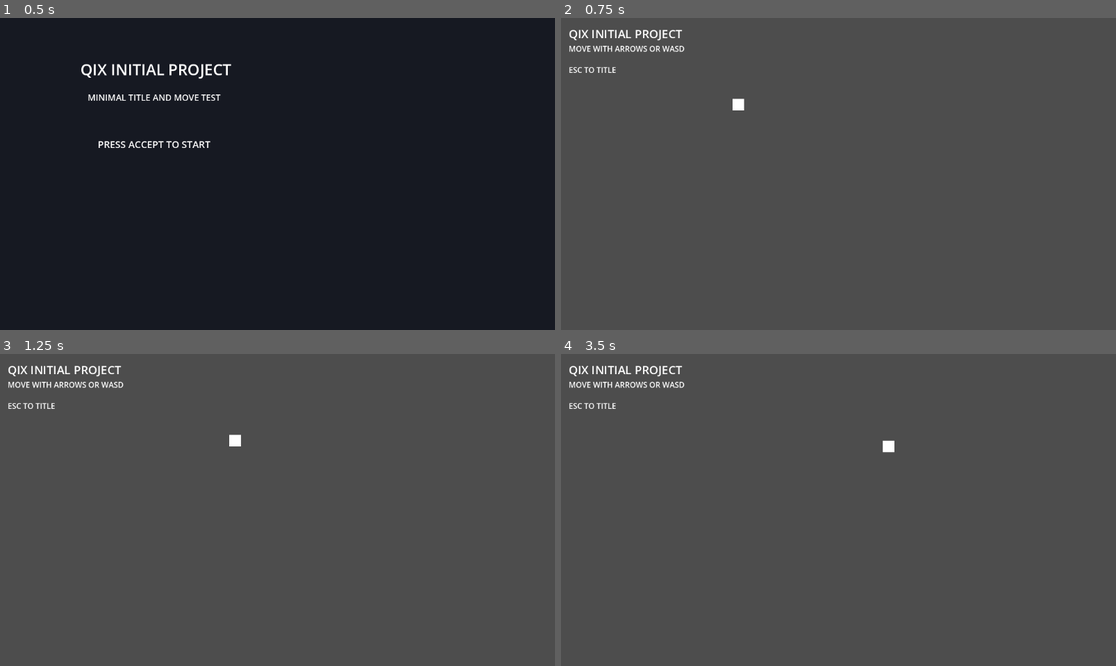
Above: before the commit, frames 1-4 (two rows, left to right).
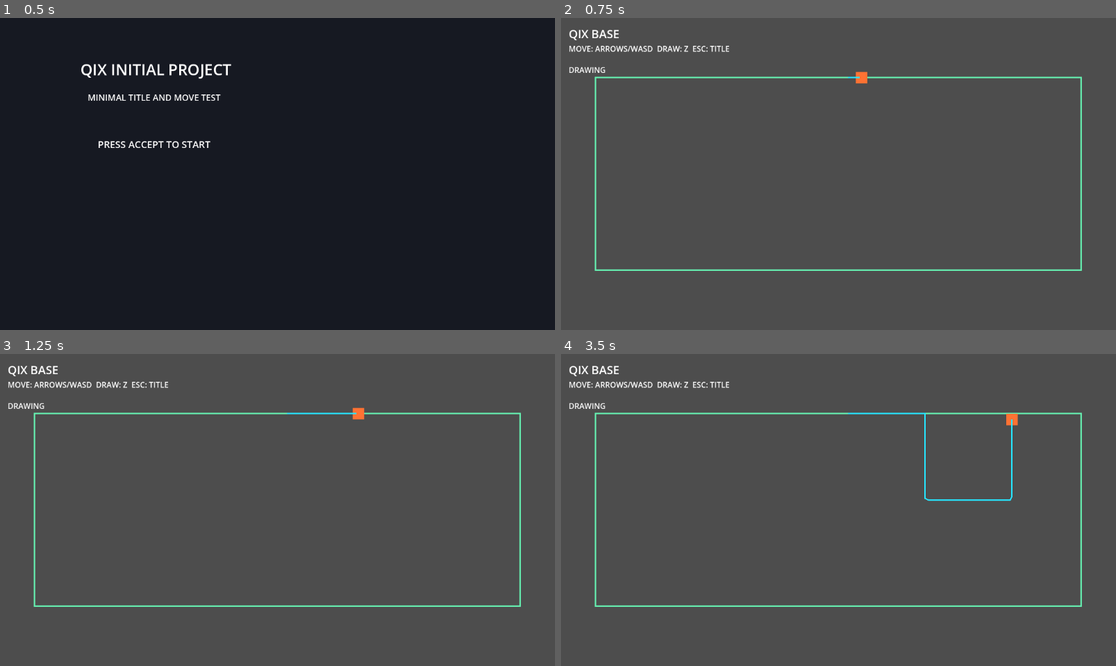
Above: after the commit, the same moments.

Repository: goenc/qix-project
Game: Godot game, scene res://scenes/title_main.tscn
Two runs of this game, one before a commit and one after it. Both use one fixed random seed, a clock stepped at 60 frames per second and the inputs below.
Inputs (mouse positions are in pixels of both pictures, inside the frame that each line leads up to):
- Up to frame 1 (0.5 s): no input
- Up to frame 2 (0.75 s): tap Enter (ui_accept) at 0.5 s; move the mouse to (960, 158) at 0.52 s; hold Right (move_right) from 0.53 s (still down); tap Z at 0.6 s; click (960, 158) at 0.67 s
- Up to frame 3 (1.25 s): keep holding Right (move_right); tap Enter (ui_accept) at 0.77 s; tap Shift at 0.8 s
- Up to frame 4 (3.5 s): move the mouse to (727, 525) at 1.27 s; release Right (move_right) at 1.28 s; hold Down (move_down) 1.28-2.03 s; tap Shift at 1.35, 2.3, 2.85 s; tap Enter (ui_accept) at 1.52, 3.02 s; tap Z (qix_draw, bound only after the commit) at 1.55, 2.1, 3.05 s; move the mouse to (894, 441) at 2.02 s; hold Right (move_right) 2.03-2.78 s; move the mouse to (810, 572) at 2.77 s; hold Up (move_up) from 2.78 s (still down); click (810, 572) at 2.92 s

Frame 1 is identical in both runs. In frame 2, 2.4% of the frame differs, in the area x 1-94%, y 3-82%; in frame 3, 2.4%; in frame 4, 2.7%.

Commit message:
QIXベース画面の境界移動と描線導線を実装
・タイトル遷移とpause復帰を維持したままQIXの最低限プレイ基盤を追加した
・base_mainにplayfield_rect計算と外枠描画とリサイズ追従とqix_draw入力登録を追加した
・base_playerをSAFEとDRAWINGの2状態に置換しTrailLine描線開始終了と状態文字列取得を追加した
・base_mainとbase_playerのscene文言とTrailLineノードを最小変更で更新した
・godot_consoleのheadless実行とtools/run.ps1起動確認が成功した

Diff:
--- a/scenes/base_main.tscn
+++ b/scenes/base_main.tscn
@@ -22,18 +22,18 @@
 offset_right = 256.0
 offset_bottom = 44.0
 theme_override_font_sizes/font_size = 24
-text = "QIX INITIAL PROJECT"
+text = "QIX BASE"
 
 [node name="HelpLabel" type="Label" parent="Ui/Root"]
 offset_left = 16.0
 offset_top = 52.0
 offset_right = 320.0
 offset_bottom = 96.0
-text = "MOVE WITH ARROWS OR WASD"
+text = "MOVE: ARROWS/WASD  DRAW: Z  ESC: TITLE"
 
 [node name="StatusLabel" type="Label" parent="Ui/Root"]
 offset_left = 16.0
 offset_top = 96.0
 offset_right = 208.0
 offset_bottom = 124.0
-text = "ESC TO TITLE"
+text = "SAFE"
--- a/scenes/player/base_player.tscn
+++ b/scenes/player/base_player.tscn
@@ -15,3 +15,7 @@
 
 [node name="CollisionShape2D" type="CollisionShape2D" parent="PickArea"]
 shape = SubResource("RectangleShape2D_pick")
+
+[node name="TrailLine" type="Line2D" parent="."]
+default_color = Color(0.15, 0.9, 1, 1)
+width = 3.0
--- a/scripts/game/base_main.gd
+++ b/scripts/game/base_main.gd
@@ -2,13 +2,27 @@
 
 const TITLE_SCENE_PATH := "res://scenes/title_main.tscn"
 
+@export var playfield_margin := Vector2(72.0, 124.0)
+@export var playfield_min_size := Vector2(180.0, 120.0)
+@export var playfield_border_color := Color(0.4, 0.95, 0.7, 1.0)
+@export var playfield_border_width := 3.0
+
+@onready var base_player: BasePlayer = $BasePlayer
 @onready var status_label: Label = $Ui/Root/StatusLabel
+
+var playfield_rect := Rect2()
 
 
 func _ready() -> void:
 	process_mode = Node.PROCESS_MODE_ALWAYS
 	get_tree().paused = false
 	_register_input_map()
+	_recalculate_playfield_rect()
+	_apply_playfield_to_player()
+	var viewport := get_viewport()
+	if is_instance_valid(viewport) and !viewport.size_changed.is_connected(_on_viewport_size_changed):
+		viewport.size_changed.connect(_on_viewport_size_changed)
+	queue_redraw()
 	_sync_status_label()
 
 
@@ -27,8 +41,17 @@
 	_sync_status_label()
 
 
+func _process(_delta: float) -> void:
+	_sync_status_label()
+
+
 func _sync_status_label() -> void:
-	status_label.text = "PAUSED" if get_tree().paused else "ESC TO TITLE"
+	if get_tree().paused:
+		status_label.text = "PAUSED"
+	elif is_instance_valid(base_player):
+		status_label.text = base_player.get_state_text()
+	else:
+		status_label.text = "SAFE"
 
 
 func _register_input_map() -> void:
@@ -36,6 +59,7 @@
 	_ensure_action("move_right", [_key_event(KEY_RIGHT), _key_event(KEY_D), _joypad_button(JOY_BUTTON_DPAD_RIGHT)])
 	_ensure_action("move_up", [_key_event(KEY_UP), _key_event(KEY_W), _joypad_button(JOY_BUTTON_DPAD_UP)])
 	_ensure_action("move_down", [_key_event(KEY_DOWN), _key_event(KEY_S), _joypad_button(JOY_BUTTON_DPAD_DOWN)])
+	_ensure_action("qix_draw", [_key_event(KEY_Z), _key_event(KEY_SHIFT), _joypad_button(JOY_BUTTON_X)])
 	_ensure_action("ui_cancel", [_key_event(KEY_ESCAPE), _joypad_button(JOY_BUTTON_B), _joypad_button(JOY_BUTTON_BACK)])
 	_ensure_action("pause", [_key_event(KEY_P), _joypad_button(JOY_BUTTON_START)])
 
@@ -59,3 +83,32 @@
 	var event := InputEventJoypadButton.new()
 	event.button_index = button_index
 	return event
+
+
+func _draw() -> void:
+	if playfield_rect.size.x <= 0.0 or playfield_rect.size.y <= 0.0:
+		return
+	draw_rect(playfield_rect, playfield_border_color, false, playfield_border_width)
+
+
+func _on_viewport_size_changed() -> void:
+	_recalculate_playfield_rect()
+	_apply_playfield_to_player()
+	queue_redraw()
+	_sync_status_label()
+
+
+func _recalculate_playfield_rect() -> void:
+	var viewport_rect := get_viewport_rect()
+	var margin_x := minf(playfield_margin.x, viewport_rect.size.x * 0.35)
+	var margin_y := minf(playfield_margin.y, viewport_rect.size.y * 0.35)
+	var width := maxf(playfield_min_size.x, viewport_rect.size.x - margin_x * 2.0)
+	var height := maxf(playfield_min_size.y, viewport_rect.size.y - margin_y * 2.0)
+	var position_x := viewport_rect.position.x + (viewport_rect.size.x - width) * 0.5
+	var position_y := viewport_rect.position.y + (viewport_rect.size.y - height) * 0.5
+	playfield_rect = Rect2(Vector2(position_x, position_y), Vector2(width, height))
+
+
+func _apply_playfield_to_player() -> void:
+	if is_instance_valid(base_player):
+		base_player.set_playfield(playfield_rect)
--- a/scripts/player/base_player.gd
+++ b/scripts/player/base_player.gd
@@ -2,33 +2,183 @@
 class_name BasePlayer
 
 @export var move_speed := 240.0
-@export var spawn_position := Vector2(320.0, 180.0)
 @export var half_extent := Vector2(12.0, 12.0)
+@export var trail_point_min_distance := 8.0
+@export var safe_color := Color(1.0, 1.0, 1.0, 1.0)
+@export var drawing_color := Color(1.0, 0.45, 0.2, 1.0)
 
+@onready var body: Polygon2D = $Body
 @onready var pick_area: Area2D = $PickArea
+@onready var trail_line: Line2D = $TrailLine
+
+enum MoveState {
+	SAFE,
+	DRAWING
+}
+
+var playfield_rect := Rect2()
+var move_state: MoveState = MoveState.SAFE
+var trail_points: PackedVector2Array = PackedVector2Array()
+var has_left_boundary := false
 
 
 func _ready() -> void:
 	process_mode = Node.PROCESS_MODE_PAUSABLE
 	if is_instance_valid(pick_area):
 		pick_area.set_meta(&"debug_pick_owner", self)
-	position = spawn_position
+	if is_instance_valid(trail_line):
+		trail_line.top_level = true
+		trail_line.global_position = Vector2.ZERO
+		trail_line.points = PackedVector2Array()
+	_apply_state_visuals()
+
+
+func set_playfield(rect: Rect2) -> void:
+	playfield_rect = rect.abs()
+	if playfield_rect.size.x <= 0.0 or playfield_rect.size.y <= 0.0:
+		return
+	if position == Vector2.ZERO:
+		position = Vector2(playfield_rect.get_center().x, playfield_rect.position.y)
+	else:
+		position = _project_to_boundary(position)
+	if move_state == MoveState.DRAWING:
+		move_state = MoveState.SAFE
+	_apply_state_visuals()
+	_clamp_to_viewport()
 
 
 func _process(delta: float) -> void:
+	if playfield_rect.size.x <= 0.0 or playfield_rect.size.y <= 0.0:
+		return
+
 	var direction := Vector2(
 		Input.get_axis("move_left", "move_right"),
 		Input.get_axis("move_up", "move_down")
 	)
 	if direction.length_squared() > 1.0:
 		direction = direction.normalized()
-	position += direction * move_speed * delta
+
+	match move_state:
+		MoveState.SAFE:
+			_process_safe(direction, delta)
+		MoveState.DRAWING:
+			_process_drawing(direction, delta)
+
 	_clamp_to_viewport()
 
 
+func get_state_text() -> String:
+	if move_state == MoveState.DRAWING:
+		return "DRAWING"
+	if trail_points.size() >= 2:
+		return "TRAIL_READY"
+	return "SAFE"
+
+
+func _process_safe(direction: Vector2, delta: float) -> void:
+	position += direction * move_speed * delta
+	position = _project_to_boundary(position)
+
+	if Input.is_action_just_pressed("qix_draw") and _is_on_boundary(position):
+		_start_drawing()
+
+
+func _process_drawing(direction: Vector2, delta: float) -> void:
+	position += direction * move_speed * delta
+	position = _clamp_to_playfield(position)
+
+	_append_trail_point_if_needed(false)
+	if !has_left_boundary and !_is_on_boundary(position):
+		has_left_boundary = true
+
+	if has_left_boundary and _is_on_boundary(position):
+		_finish_drawing()
+
+
+func _start_drawing() -> void:
+	move_state = MoveState.DRAWING
+	has_left_boundary = false
+	trail_points = PackedVector2Array([position])
+	_update_trail_line()
+	_apply_state_visuals()
+
+
+func _finish_drawing() -> void:
+	_append_trail_point_if_needed(true)
+	move_state = MoveState.SAFE
+	position = _project_to_boundary(position)
+	_apply_state_visuals()
+
+
+func _append_trail_point_if_needed(force_add: bool) -> void:
+	if trail_points.is_empty():
+		trail_points.append(position)
+		_update_trail_line()
+		return
+
+	var last_point: Vector2 = trail_points[trail_points.size() - 1]
+	if force_add or last_point.distance_to(position) >= trail_point_min_distance:
+		trail_points.append(position)
+		_update_trail_line()
+
+
+func _update_trail_line() -> void:
+	if is_instance_valid(trail_line):
+		trail_line.points = trail_points
+
+
+func _apply_state_visuals() -> void:
+	if is_instance_valid(body):
+		body.color = drawing_color if move_state == MoveState.DRAWING else safe_color
+
+
 func _clamp_to_viewport() -> void:
-	var viewport_size := get_viewport_rect().size
+	var viewport_rect := get_viewport_rect()
 	position = Vector2(
-		clampf(position.x, half_extent.x, viewport_size.x - half_extent.x),
-		clampf(position.y, half_extent.y, viewport_size.y - half_extent.y)
+		clampf(position.x, viewport_rect.position.x + half_extent.x, viewport_rect.end.x - half_extent.x),
+		clampf(position.y, viewport_rect.position.y + half_extent.y, viewport_rect.end.y - half_extent.y)
 	)
+
+	if playfield_rect.size.x <= 0.0 or playfield_rect.size.y <= 0.0:
+		return
+
+	if move_state == MoveState.SAFE:
+		position = _project_to_boundary(position)
+	else:
+		position = _clamp_to_playfield(position)
+
+
+func _clamp_to_playfield(point: Vector2) -> Vector2:
+	return Vector2(
+		clampf(point.x, playfield_rect.position.x, playfield_rect.end.x),
+		clampf(point.y, playfield_rect.position.y, playfield_rect.end.y)
+	)
+
+
+func _project_to_boundary(point: Vector2) -> Vector2:
+	var clamped := _clamp_to_playfield(point)
+	var left_dist := absf(clamped.x - playfield_rect.position.x)
+	var right_dist := absf(playfield_rect.end.x - clamped.x)
+	var top_dist := absf(clamped.y - playfield_rect.position.y)
+	var bottom_dist := absf(playfield_rect.end.y - clamped.y)
+	var nearest := minf(minf(left_dist, right_dist), minf(top_dist, bottom_dist))
+
+	if is_equal_approx(nearest, left_dist):
+		clamped.x = playfield_rect.position.x
+	elif is_equal_approx(nearest, right_dist):
+		clamped.x = playfield_rect.end.x
+	elif is_equal_approx(nearest, top_dist):
+		clamped.y = playfield_rect.position.y
+	else:
+		clamped.y = playfield_rect.end.y
+	return clamped
+
+
+func _is_on_boundary(point: Vector2) -> bool:
+	var tolerance := 0.5
+	return (
+		absf(point.x - playfield_rect.position.x) <= tolerance
+		or absf(point.x - playfield_rect.end.x) <= tolerance
+		or absf(point.y - playfield_rect.position.y) <= tolerance
+		or absf(point.y - playfield_rect.end.y) <= tolerance
+	)
Not shown, changed: runtime/commit_details.md
Not shown, changed: runtime/commit_message.md
